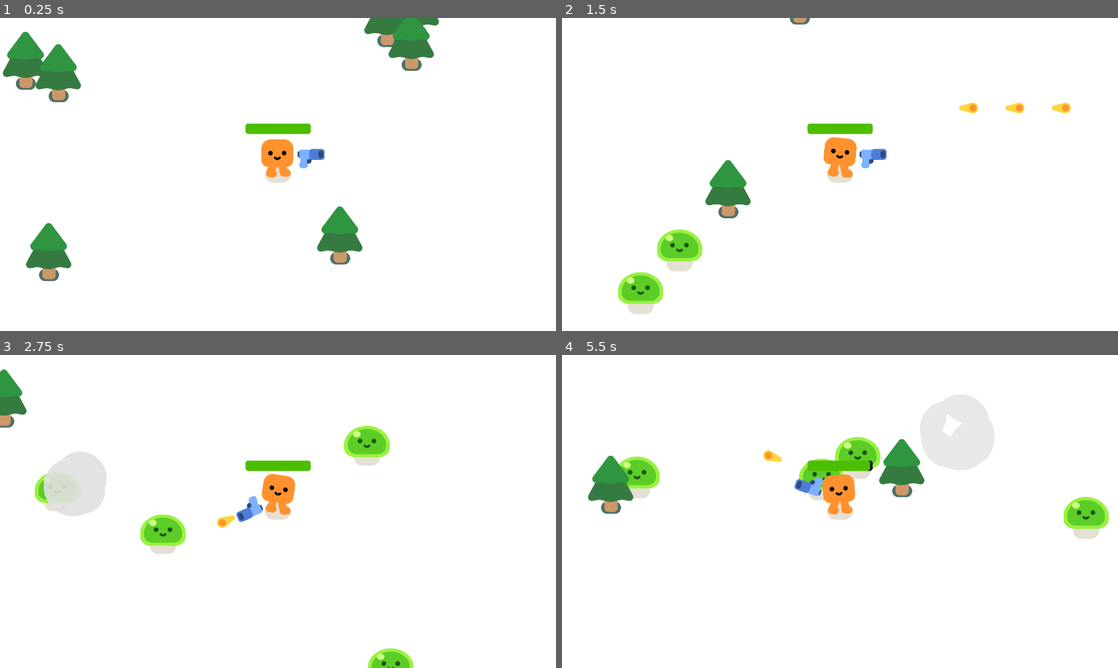
Above: before the commit, frames 1-4 (two rows, left to right).
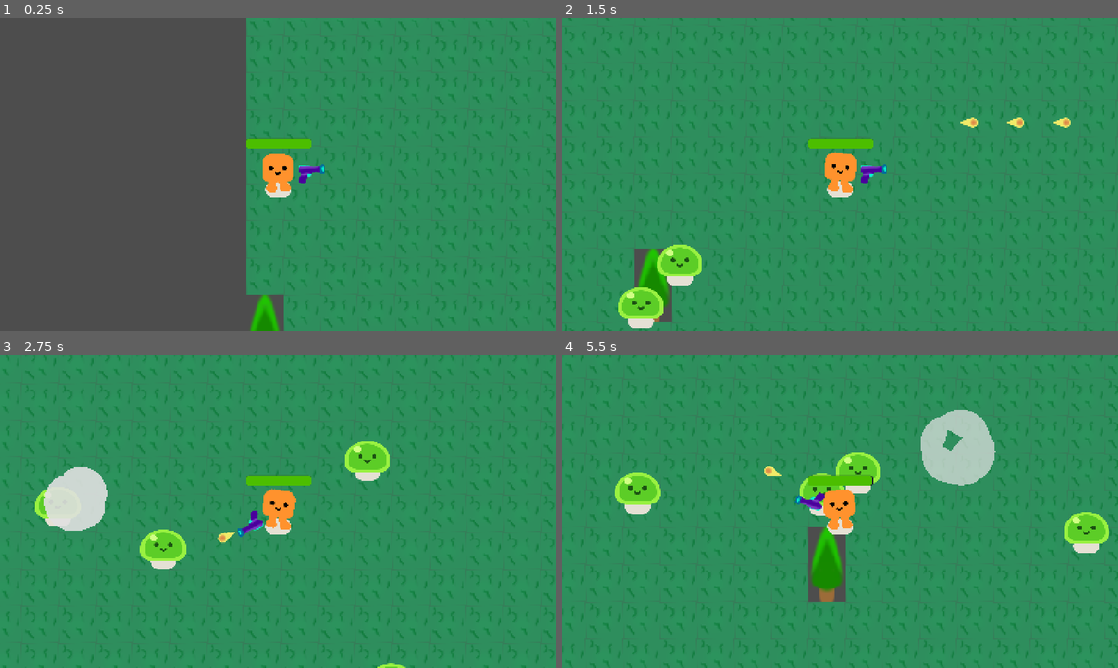
Above: after the commit, the same moments.

Repository: ProjectsOfJames/Survivor_like_V1-
Game: Godot game, scene res://survivors_game.tscn
Same seed, same stepped clock (60 frames per second), same inputs: the game is played once before the commit and once after it.
Inputs (mouse positions are in pixels of both pictures, inside the frame that each line leads up to):
- Up to frame 1 (0.25 s): no input
- Up to frame 2 (1.5 s): move the mouse to (962, 158) at 0.52 s; hold D (move_right) 0.53-1.28 s; click (962, 158) at 0.67 s; move the mouse to (728, 190) at 1.27 s; hold S (move_down) from 1.28 s (still down); click (728, 190) at 1.42 s
- Up to frame 3 (2.75 s): move the mouse to (333, 442) at 2.02 s; release S (move_down) at 2.03 s; hold D (move_right) from 2.03 s (still down); click (333, 442) at 2.17 s
- Up to frame 4 (5.5 s): move the mouse to (812, 574) at 2.77 s; release D (move_right) at 2.78 s; hold W (move_up) 2.78-3.53 s; click (812, 574) at 2.92 s; move the mouse to (1006, 558) at 3.52 s; hold A (move_left) 3.53-5.03 s; click (1006, 558) at 3.67 s; move the mouse to (673, 464) at 4.27 s; click (673, 464) at 4.42 s; move the mouse to (867, 511) at 5.02 s; hold S (move_down) from 5.03 s (still down); click (867, 511) at 5.17 s

The runs differ from the first frame. In frame 1, 100% of the frame differs, in the area x 0-100%, y 0-100%; in frame 2, 99%; in frame 3, 98%; in frame 4, 99%.

Commit message:
Procedural terrain generation
- Added procedural ground generation
- Remade gun, projectile, tree and shrub assets
- Made ground asset

Diff:
--- a/bullet.tscn
+++ b/bullet.tscn
@@ -1,7 +1,7 @@
 [gd_scene format=3 uid="uid://b5ixw66oaedki"]
 
-[ext_resource type="Texture2D" uid="uid://bd4rrqj72amnx" path="res://pistol/projectile.png" id="1_v7oki"]
 [ext_resource type="Script" uid="uid://cfjvwhypwf5h5" path="res://bullet.gd" id="1_v8qja"]
+[ext_resource type="Texture2D" uid="uid://bfdfg00atvbao" path="res://assets/weapons/projectiles/projectileV1.png" id="2_v8qja"]
 
 [sub_resource type="CircleShape2D" id="CircleShape2D_v8qja"]
 radius = 16.0
@@ -14,7 +14,7 @@
 
 [node name="Projectile" type="Sprite2D" parent="." unique_id=954202119]
 position = Vector2(-12, -1)
-texture = ExtResource("1_v7oki")
+texture = ExtResource("2_v8qja")
 
 [node name="CollisionShape2D" type="CollisionShape2D" parent="." unique_id=1159095580]
 shape = SubResource("CircleShape2D_v8qja")
--- a/gun.tscn
+++ b/gun.tscn
@@ -1,7 +1,7 @@
 [gd_scene format=3 uid="uid://du5i8r7jdycua"]
 
 [ext_resource type="Script" uid="uid://bpyfw0mh6bsnv" path="res://gun.gd" id="1_dk5gl"]
-[ext_resource type="Texture2D" uid="uid://coon1w77o334i" path="res://pistol/pistol.png" id="1_vk1bi"]
+[ext_resource type="Texture2D" uid="uid://55hftv7udjyw" path="res://assets/weapons/guns/gunV1.png" id="2_dk5gl"]
 
 [sub_resource type="CircleShape2D" id="CircleShape2D_dk5gl"]
 radius = 424.5304
@@ -19,7 +19,7 @@
 
 [node name="Pistol" type="Sprite2D" parent="WeaponPivot" unique_id=1053961103]
 position = Vector2(85, 0)
-texture = ExtResource("1_vk1bi")
+texture = ExtResource("2_dk5gl")
 
 [node name="ShootingPoint" type="Marker2D" parent="WeaponPivot/Pistol" unique_id=300111703]
 unique_name_in_owner = true
--- a/mob.gd
+++ b/mob.gd
@@ -13,7 +13,7 @@
 	%Slime.play_walk()
 	mob_type = "slime"
 
-func _physics_process(delta: float) -> void:
+func _physics_process(_delta: float) -> void:
 	var direction = global_position.direction_to(player.global_position)
 	velocity = direction * 300.0
 	move_and_slide()
--- a/pine_tree.tscn
+++ b/pine_tree.tscn
@@ -1,12 +1,13 @@
 [gd_scene format=3 uid="uid://dq3r015sr1uql"]
 
 [ext_resource type="Texture2D" uid="uid://dk5b8a84a6n2h" path="res://characters/ground_shadow.png" id="1_usc5w"]
-[ext_resource type="Texture2D" uid="uid://bql1cc345qv7d" path="res://trees/pine_tree.png" id="2_ff3rl"]
+[ext_resource type="Texture2D" uid="uid://dfwua6e1u2y06" path="res://assets/trees/treeV1.png" id="2_usc5w"]
 
 [sub_resource type="CircleShape2D" id="CircleShape2D_ikdqj"]
 radius = 19.0
 
 [node name="StaticBody2D" type="StaticBody2D" unique_id=1783748662]
+disable_mode = 2
 
 [node name="GroundShadow" type="Sprite2D" parent="." unique_id=1341930721]
 modulate = Color(0.2950679, 0.44856292, 0.41105568, 1)
@@ -15,8 +16,10 @@
 texture = ExtResource("1_usc5w")
 
 [node name="PineTree" type="Sprite2D" parent="." unique_id=873177094]
-position = Vector2(-1, -65)
-texture = ExtResource("2_ff3rl")
+position = Vector2(0, -82)
+scale = Vector2(2.7499998, 2.7499998)
+texture = ExtResource("2_usc5w")
 
 [node name="CollisionShape2D" type="CollisionShape2D" parent="." unique_id=686540970]
+position = Vector2(0, -3)
 shape = SubResource("CircleShape2D_ikdqj")
--- a/player.gd
+++ b/player.gd
@@ -19,7 +19,7 @@
 	else:
 		%HappyBoo.scale.x = 1
 
-	const DAMAGE_RATE = 5.0
+	const DAMAGE_RATE = 2.0
 	var overlapping_mobs = %HurtBox.get_overlapping_bodies()
 	if overlapping_mobs.size() > 0:
 		health -= DAMAGE_RATE * overlapping_mobs.size() * delta
--- a/player.tscn
+++ b/player.tscn
@@ -36,8 +36,6 @@
 [node name="Gun" parent="." unique_id=1120360291 instance=ExtResource("3_i3pqv")]
 position = Vector2(1, -41)
 
-[node name="Camera2D" type="Camera2D" parent="." unique_id=1243780572]
-
 [node name="HurtBox" type="Area2D" parent="." unique_id=1936264093]
 unique_name_in_owner = true
 collision_layer = 0
--- a/project.godot
+++ b/project.godot
@@ -83,7 +83,8 @@
 
 window/size/viewport_width=1440
 window/size/viewport_height=810
-window/stretch/mode="viewport"
+window/stretch/mode="canvas_items"
+window/stretch/aspect="ignore"
 
 [dotnet]
 
@@ -96,7 +97,7 @@
 
 [editor_plugins]
 
-enabled=PackedStringArray("res://addons/colorpicker_presets/plugin.cfg")
+enabled=PackedStringArray()
 
 [input]
 
@@ -127,4 +128,5 @@
 
 [rendering]
 
+textures/canvas_textures/default_texture_filter=0
 renderer/rendering_method="gl_compatibility"
--- a/survivors_game.gd
+++ b/survivors_game.gd
@@ -1,17 +1,138 @@
 extends Node2D
 
-func spawn_mob():
-	var new_mob = preload("res://mob.tscn").instantiate()
-	%PathFollow2D.progress_ratio = randf()
-	new_mob.global_position = %PathFollow2D.global_position
-	add_child(new_mob)
+@onready var camera_2d: Camera2D = $Player/Camera2D
+@onready var tile_map_layer: TileMapLayer = $TileMapLayer
+@onready var player: CharacterBody2D = $Player
+
+var tile_size = 96
+var chunk_size = 32
+var view_distance = 16
+
+var noise = FastNoiseLite.new()
+var grass_atlas_position = Vector2i(0, 3)
+
+var object_placed_range = Rect2()
+var object_tiles_position = {
+    "0" = PackedVector2Array(), # trees
+    "1" = PackedVector2Array(), # bushes
+}
+
+var other_tiles_position = {
+    "0": PackedVector2Array()
+}
+
+func _ready() -> void:
+    noise.noise_type = FastNoiseLite.TYPE_PERLIN
+    noise.seed = randi()
+    noise.frequency = 0.03
+    noise.domain_warp_amplitude = 1.0
+
+    view_distance = (chunk_size / 2.0) - 1
+    load_chunk(player.position.x / tile_size, player.position.y / tile_size)
 
 
+func load_chunk(x, y):
+    tile_map_layer.clear()
+
+    for _x in range(chunk_size):
+        for _y in range(chunk_size):
+            var noise_value = noise.get_noise_2d(_x+x, _y+y) # values between 0 and 1
+            var current_tile_position = Vector2i(_x+x, _y+y)
+            var atlas_position = Vector2i()
+
+            # place floot tile
+            if noise_value < 0.5:
+                atlas_position = grass_atlas_position
+            else:
+                atlas_position = grass_atlas_position # temporary untill other floor tiles exist
+
+            if tile_map_layer.get_cell_source_id(current_tile_position) == -1:
+                tile_map_layer.set_cell(current_tile_position, 0, atlas_position, 0)
+
+            # Object Placement
+            if randi() % 25 == 0:
+                if !object_placed_range.has_point(current_tile_position):
+                    for i in object_tiles_position:
+                        match i:
+                            "0":
+                                if randi() % 2 == 0 and atlas_position.x == 0:
+                                    object_tiles_position[i].append(current_tile_position)
+                                    break
+                            "1":
+                                if atlas_position.x == 0:
+                                    object_tiles_position[i].append(current_tile_position)
+
+    if !object_placed_range.has_point(tile_map_layer.get_used_rect().position) or !object_placed_range.has_point(tile_map_layer.get_used_rect().end):
+        object_placed_range = object_placed_range.merge(tile_map_layer.get_used_rect())
+
+    for t in object_tiles_position:
+        match t:
+            "0":
+                for tp in range(object_tiles_position[t].size()):
+                    if tile_map_layer.get_cell_source_id(Vector2i(object_tiles_position[t][tp].x, object_tiles_position[t][tp].y)) != -1 or tile_map_layer.get_cell_source_id(Vector2i(object_tiles_position[t][tp].x, object_tiles_position[t][tp].y+1)) == -1:
+                        draw_tree(object_tiles_position[t][tp].x, object_tiles_position[t][tp].y)
+            "1":
+                for tp in range(object_tiles_position[t].size()):
+                    if tile_map_layer.get_cell_source_id(Vector2i(object_tiles_position[t][tp].x, object_tiles_position[t][tp].y)) != -1:
+                        draw_bush(object_tiles_position[t][tp].x, object_tiles_position[t][tp].y)
+
+    for ot in other_tiles_position:
+        match ot:
+            "0":
+                for op in range(other_tiles_position[ot].size()):
+                    if tile_map_layer.get_cell_source_id(other_tiles_position[ot][op]) != -1:
+                        tile_map_layer.set_cell(other_tiles_position[ot][op], 2, Vector2i(3, 2), 0)
+
+func _physics_process(_delta: float) -> void:
+
+    # Chunk loading / unloading
+    var world_size = tile_map_layer.get_used_rect() as Rect2i
+    var world_size_start = world_size.position
+    var world_size_end = world_size.end
+    var player_position_negitive = ($Player.position  / tile_size) - Vector2(view_distance, view_distance)
+    var player_position_positive = ($Player.position  / tile_size) + Vector2(view_distance, view_distance)
+
+    # left / right generation
+    if player_position_positive.x > world_size_end.x:
+        load_chunk(world_size_start.x + 1, world_size_start.y)
+    elif player_position_negitive.x < world_size_start.x:
+        load_chunk(world_size_start.x - 1, world_size_start.y)
+    # up / down generation
+    if player_position_positive.y > world_size_end.y:
+        load_chunk(world_size_start.x, world_size_start.y + 1)
+    elif player_position_negitive.y < world_size_start.y:
+        load_chunk(world_size_start.x, world_size_start.y - 1)
+
+func _input(event: InputEvent) -> void:
+    # Mouse wheel zoom
+    if event is InputEventMouseButton:
+        if event.button_index == MOUSE_BUTTON_WHEEL_UP:
+            camera_2d.zoom += Vector2(0.05, 0.05)
+        elif event.button_index == MOUSE_BUTTON_WHEEL_DOWN:
+            camera_2d.zoom -= Vector2(0.05, 0.05)
+
+func draw_tree(x, y):
+    if tile_map_layer.get_cell_source_id(Vector2i(x, y-1)) != -1:
+        tile_map_layer.set_cell(Vector2i(x, y-1), 0, Vector2i(0, 0), 0)
+    if tile_map_layer.get_cell_source_id(Vector2i(x, y)) != -1:
+        tile_map_layer.set_cell(Vector2i(x, y), 0, Vector2i(0, 1), 0)
+
+    if tile_map_layer.get_cell_atlas_coords(Vector2i(x, y-2)) == Vector2i(0, 0):
+        tile_map_layer.erase_cell(Vector2i(x, y-2))
+
+func draw_bush(x, y):
+    if tile_map_layer.get_cell_source_id(Vector2i(x, y)) != -1 and tile_map_layer.get_cell_source_id(Vector2i(x, y)) == -1:
+        tile_map_layer.set_cell(Vector2i(x, y), 0, Vector2i(0, 2), 0)
+
+func spawn_mob():
+    var new_mob = preload("res://mob.tscn").instantiate()
+    %PathFollow2D.progress_ratio = randf()
+    new_mob.global_position = %PathFollow2D.global_position
+    add_child(new_mob)
 
 func _on_timer_timeout() -> void:
-	spawn_mob()
-
+    spawn_mob()
 
 func _on_player_health_depleted() -> void:
-	%GameOver.visible = true
-	get_tree().paused = true
+    %GameOver.visible = true
+    get_tree().paused = true
--- a/survivors_game.tscn
+++ b/survivors_game.tscn
@@ -2,7 +2,19 @@
 
 [ext_resource type="PackedScene" uid="uid://c1sx7bic4uhdj" path="res://player.tscn" id="1_3cish"]
 [ext_resource type="Script" uid="uid://c1bfau31nfqio" path="res://survivors_game.gd" id="1_qqaft"]
-[ext_resource type="PackedScene" uid="uid://dq3r015sr1uql" path="res://pine_tree.tscn" id="2_y3pti"]
+[ext_resource type="Texture2D" uid="uid://dacyp8jkpxdop" path="res://assets/tilemap/tilemap.png" id="2_edxvn"]
+
+[sub_resource type="TileSetAtlasSource" id="TileSetAtlasSource_l26od"]
+texture = ExtResource("2_edxvn")
+texture_region_size = Vector2i(96, 96)
+0:3/0 = 0
+0:2/0 = 0
+0:1/0 = 0
+0:0/0 = 0
+
+[sub_resource type="TileSet" id="TileSet_mx11s"]
+tile_size = Vector2i(96, 96)
+sources/0 = SubResource("TileSetAtlasSource_l26od")
 
 [sub_resource type="Curve2D" id="Curve2D_l26od"]
 _data = {
@@ -14,8 +26,13 @@
 y_sort_enabled = true
 script = ExtResource("1_qqaft")
 
+[node name="TileMapLayer" type="TileMapLayer" parent="." unique_id=1294929522]
+z_index = -2
+tile_set = SubResource("TileSet_mx11s")
+
 [node name="CanvasLayer" type="CanvasLayer" parent="." unique_id=1225923479]
 layer = -1
+visible = false
 
 [node name="ColorRect" type="ColorRect" parent="CanvasLayer" unique_id=423366857]
 offset_right = 1920.0
@@ -23,6 +40,9 @@
 
 [node name="Player" parent="." unique_id=1970329060 instance=ExtResource("1_3cish")]
 position = Vector2(1043, 592)
+
+[node name="Camera2D" type="Camera2D" parent="Player" unique_id=722479153]
+position = Vector2(-1, -39)
 
 [node name="Path2D" type="Path2D" parent="Player" unique_id=939752192]
 position = Vector2(-1043, -592)
@@ -32,27 +52,6 @@
 unique_name_in_owner = true
 position = Vector2(-174, -176)
 rotation = -0.001264222
-
-[node name="StaticBody2D" parent="." unique_id=1783748662 instance=ExtResource("2_y3pti")]
-position = Vector2(450, 852)
-
-[node name="StaticBody2D2" parent="." unique_id=1473314347 instance=ExtResource("2_y3pti")]
-position = Vector2(390, 357)
-
-[node name="StaticBody2D3" parent="." unique_id=1503058173 instance=ExtResource("2_y3pti")]
-position = Vector2(475, 389)
-
-[node name="StaticBody2D4" parent="." unique_id=640172433 instance=ExtResource("2_y3pti")]
-position = Vector2(1326, 246)
-
-[node name="StaticBody2D5" parent="." unique_id=1782778955 instance=ExtResource("2_y3pti")]
-position = Vector2(1402, 224)
-
-[node name="StaticBody2D6" parent="." unique_id=368849321 instance=ExtResource("2_y3pti")]
-position = Vector2(1389, 308)
-
-[node name="StaticBody2D7" parent="." unique_id=427670217 instance=ExtResource("2_y3pti")]
-position = Vector2(1204, 809)
 
 [node name="Timer" type="Timer" parent="." unique_id=1250600409]
 wait_time = 0.4
Not shown, removed: addons/colorpicker_presets/colorpicker_presets.gd
Not shown, removed: addons/colorpicker_presets/colorpicker_presets.gd.uid
Not shown, removed: addons/colorpicker_presets/plugin.cfg
Not shown, removed: addons/colorpicker_presets/readme/.gdignore
Binary file removed: addons/colorpicker_presets/readme/colorpicker_presets.png
Binary file removed: addons/colorpicker_presets/readme/install_project_settings.png
Binary file added: assets/ground/grass.png
Binary file added: assets/shrubs/shrubV1.png
Binary file added: assets/tilemap/tilemap.png
Binary file added: assets/trees/treeV1.png
Binary file added: assets/weapons/guns/gunV1.png
Binary file added: assets/weapons/projectiles/projectileV1.png
(and 5 more such lines)
